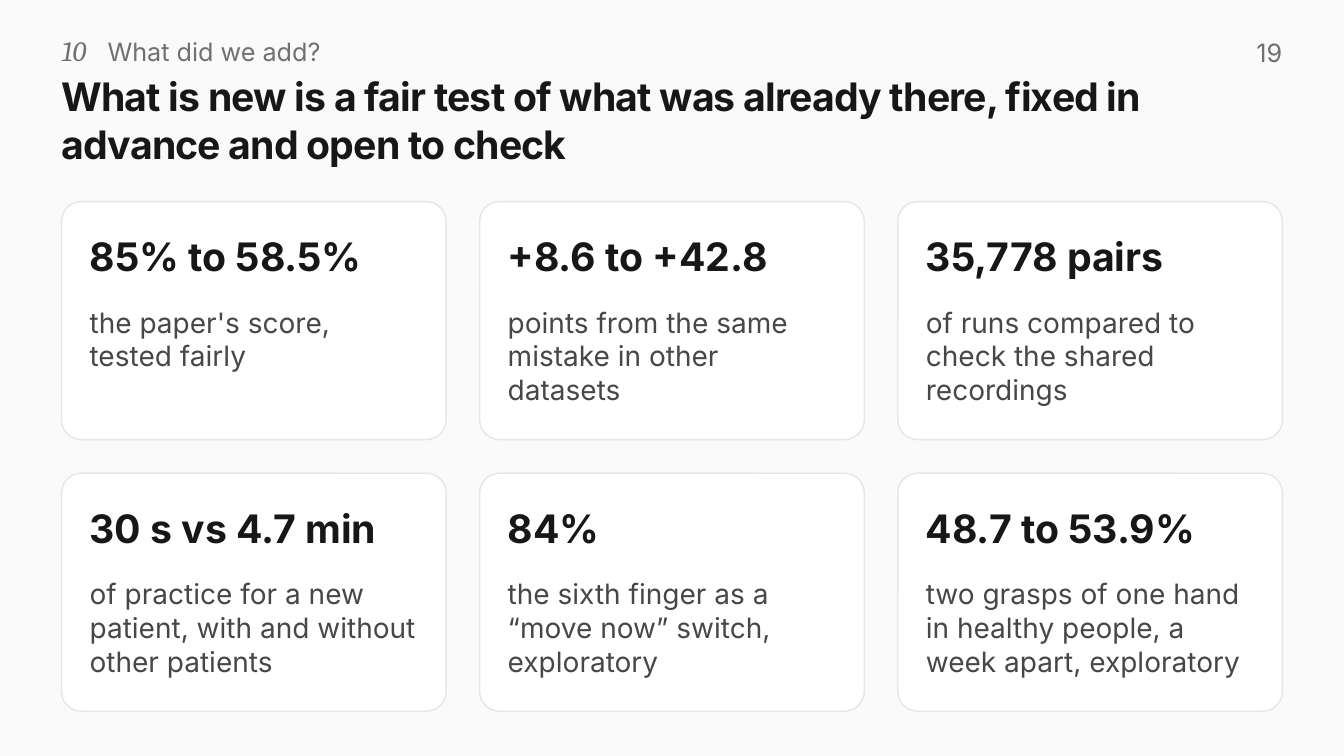
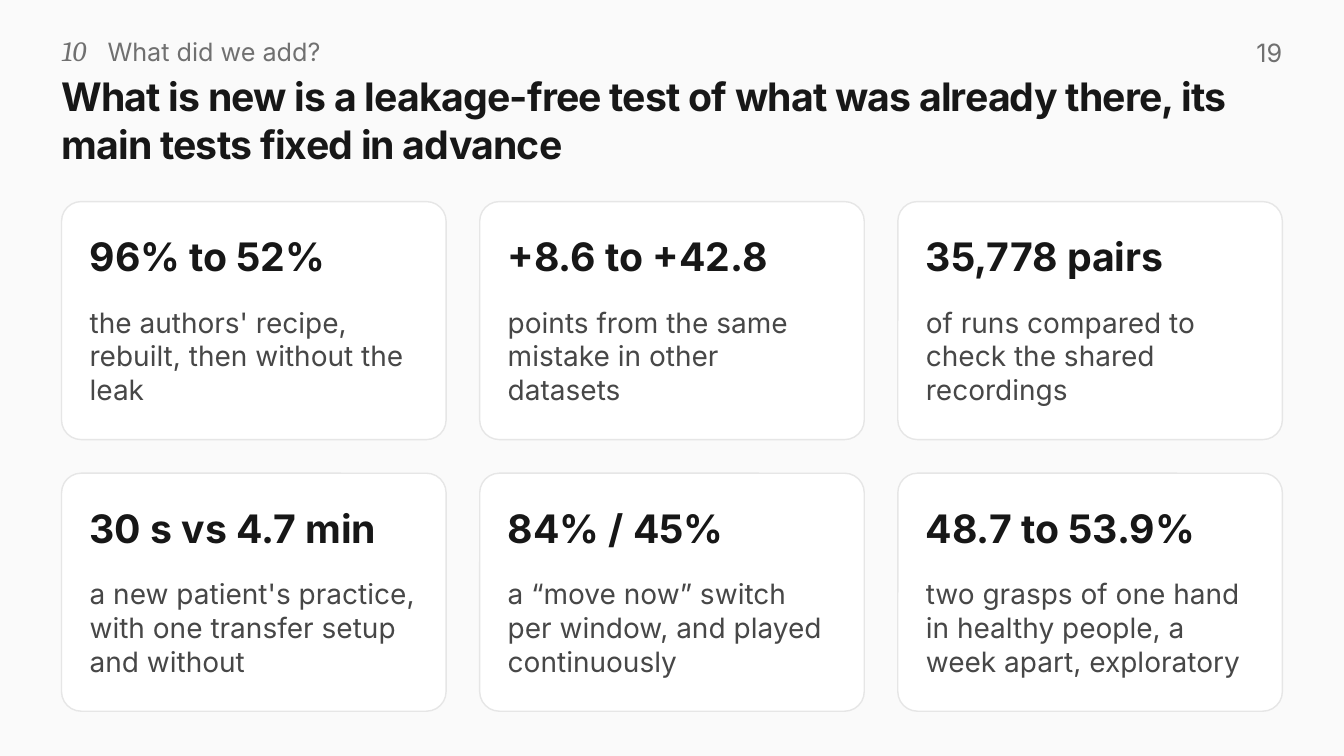
Before and after one commit to rajveeerr/sixth-finger-bci, a slide deck: slide 19 of report/slides/sixth-finger-bci.pptx. Drawn at 1344x756 pixels with LibreOffice and Linux fonts; fonts in the diff are those of the drawing. Boxes give left, top, right and bottom in pixels: in the first picture for what was removed or moved away, otherwise in the second. Text is boxed around its words. In the diff, an @@ line names an element or a change of style, - is before the commit and + after.

```diff
--- a/report/slides/sixth-finger-bci.pptx
+++ b/report/slides/sixth-finger-bci.pptx
@@ title at (62, 81, 1227, 160): text changed @@
-What is new is a fair test of what was already there, fixed in advance and open to check
+What is new is a leakage-free test of what was already there, its main tests fixed in advance
@@ text at (90, 242, 326, 272): text changed @@
-85% to 58.5%
+96% to 52%
@@ text at (90, 312, 403, 401): text changed @@
-the paper's score, tested fairly
+the authors' recipe, rebuilt, then without the leak
@@ text at (508, 514, 724, 544): text changed @@
-84%
+84% / 45%
@@ text at (90, 583, 415, 673): text changed @@
-of practice for a new patient, with and without other patients
+a new patient's practice, with one transfer setup and without
@@ text at (508, 583, 822, 678): text changed @@
-the sixth finger as a “move now” switch, exploratory
+a “move now” switch per window, and played continuously
```
Also in this commit, not shown: 10 other slides changed, 2 other files.
